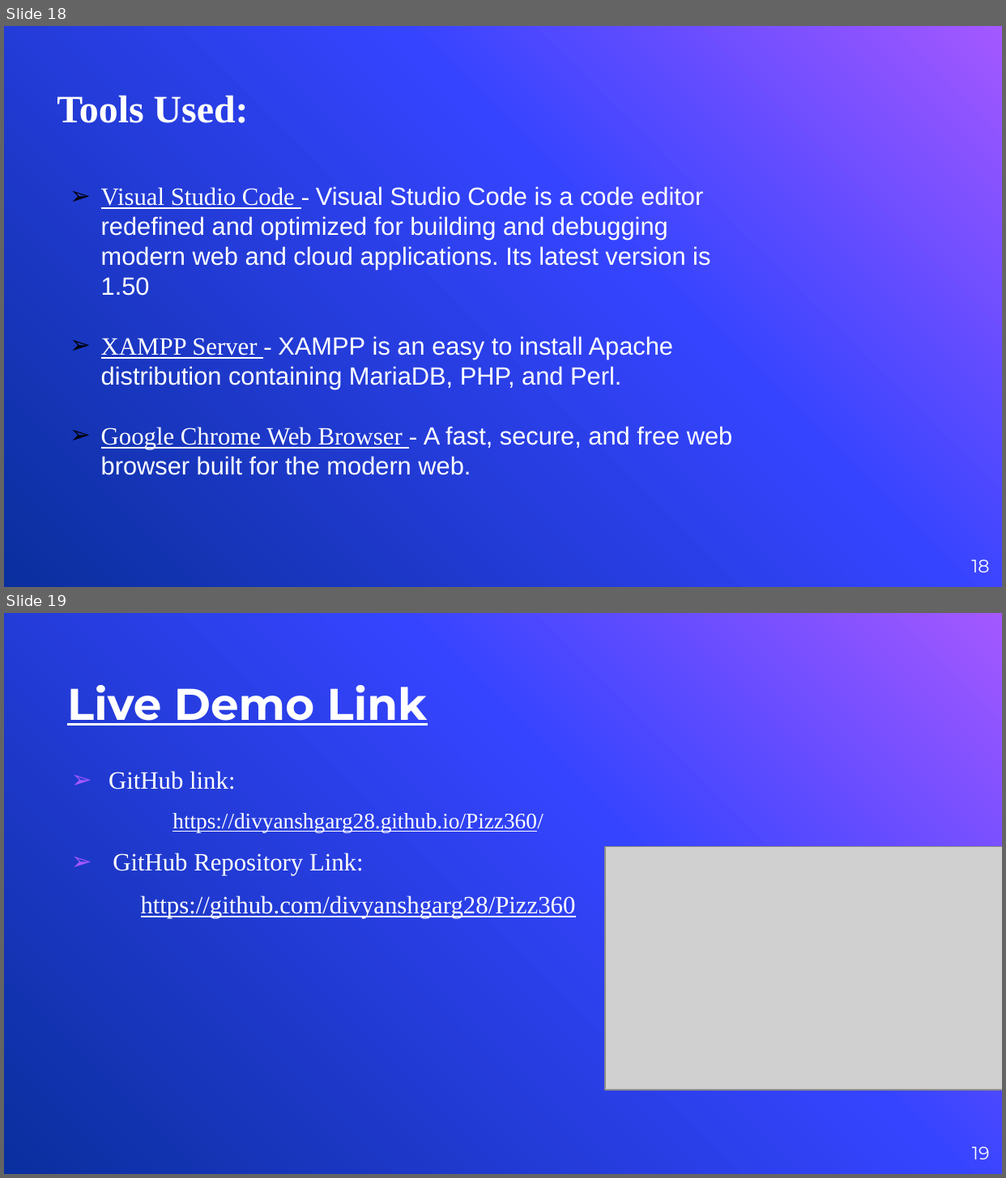
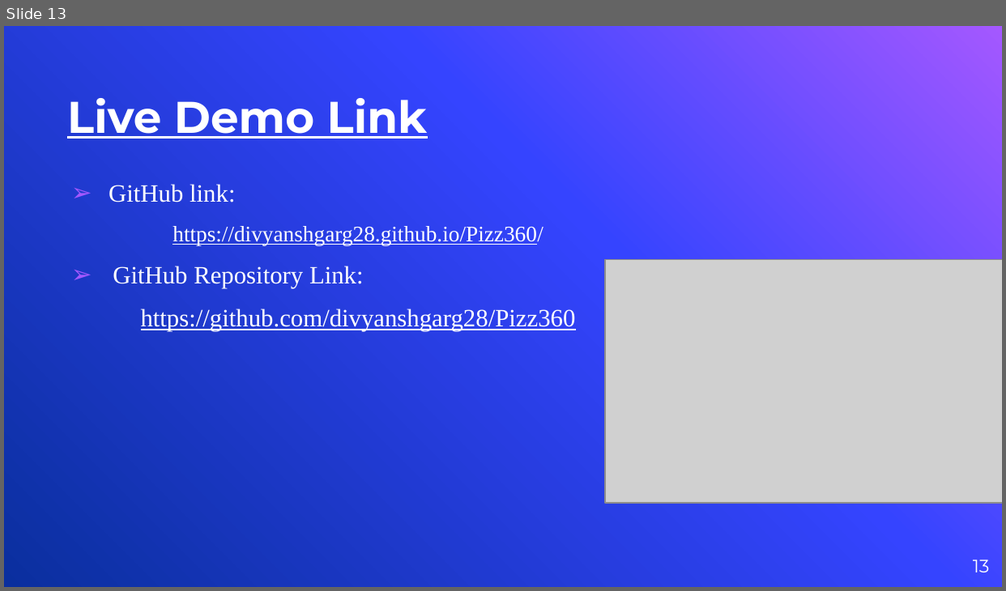
Before and after one commit to divyanshgarg28/Pizz360, a slide deck: Pizz360- Mini Project PPT.pptx. Shown one above the other, each under a label of ours: slides 18 and 19 before the commit, slide 13 after it. The pictures are 1006x1178 and 1006x591 pixels, drawn with LibreOffice and Linux fonts; fonts in the diff are those of the drawing; grey boxes stand for pictures; background and template pictures are left out. Boxes give left, top, right and bottom in pixels: in the first picture for what was removed or moved away, otherwise in the second. Text is boxed around its words. In the diff, an @@ line names an element or a change of style, - is before the commit and + after.

```diff
--- a/Pizz360- Mini Project PPT.pptx
+++ b/Pizz360- Mini Project PPT.pptx
@@ slide 18 removed at (4, 26, 1002, 587), background picture (left out) @@
@@ text removed at (57, 95, 249, 123) @@
-Tools Used:
@@ text removed at (101, 186, 732, 476) @@
-➢ Visual Studio Code - Visual Studio Code is a code editor redefined and optimized for building and debugging modern web and cloud applications. Its latest version is 1.50
-➢ XAMPP Server - XAMPP is an easy to install Apache distribution containing MariaDB, PHP, and Perl.
-➢ Google Chrome Web Browser - A fast, secure, and free web browser built for the modern web.
@@ page number removed at (971, 560, 989, 573) @@
-18
@@ what was slide 19 is now slide 13 @@
@@ page number at (973, 560, 990, 573): text changed @@
-19
+13
```
Also in this commit, not shown: 1 slide changed, 6 slides added, 10 other slides removed, 2 other files.
